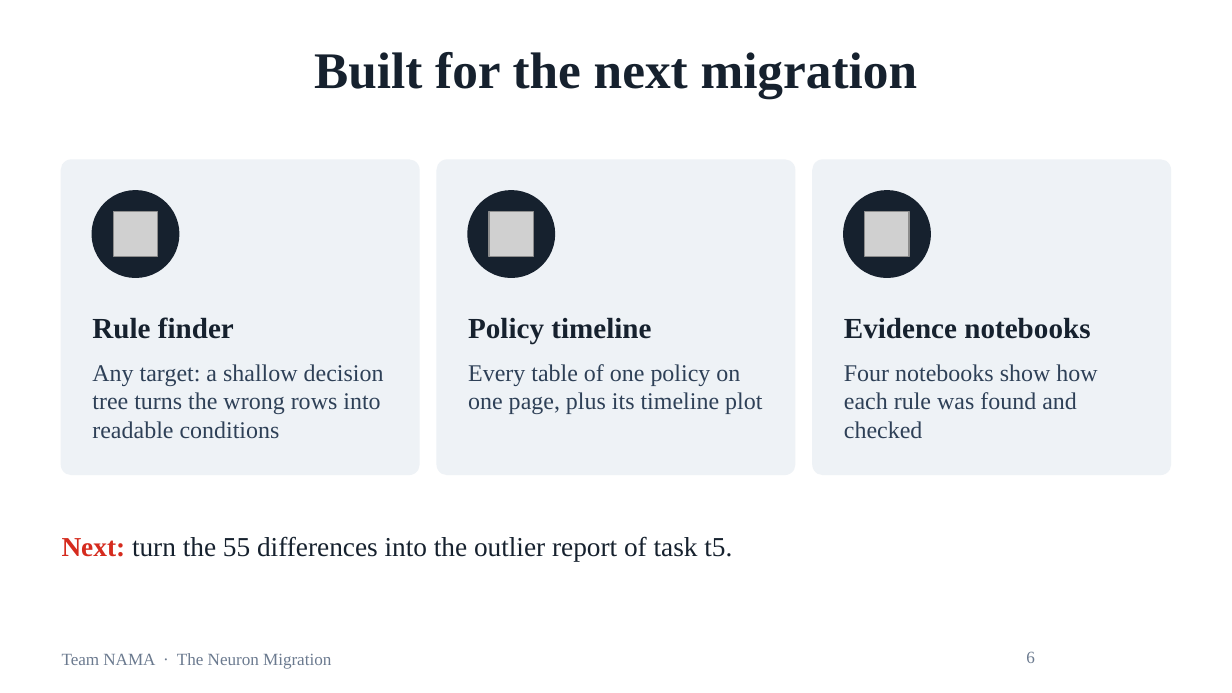
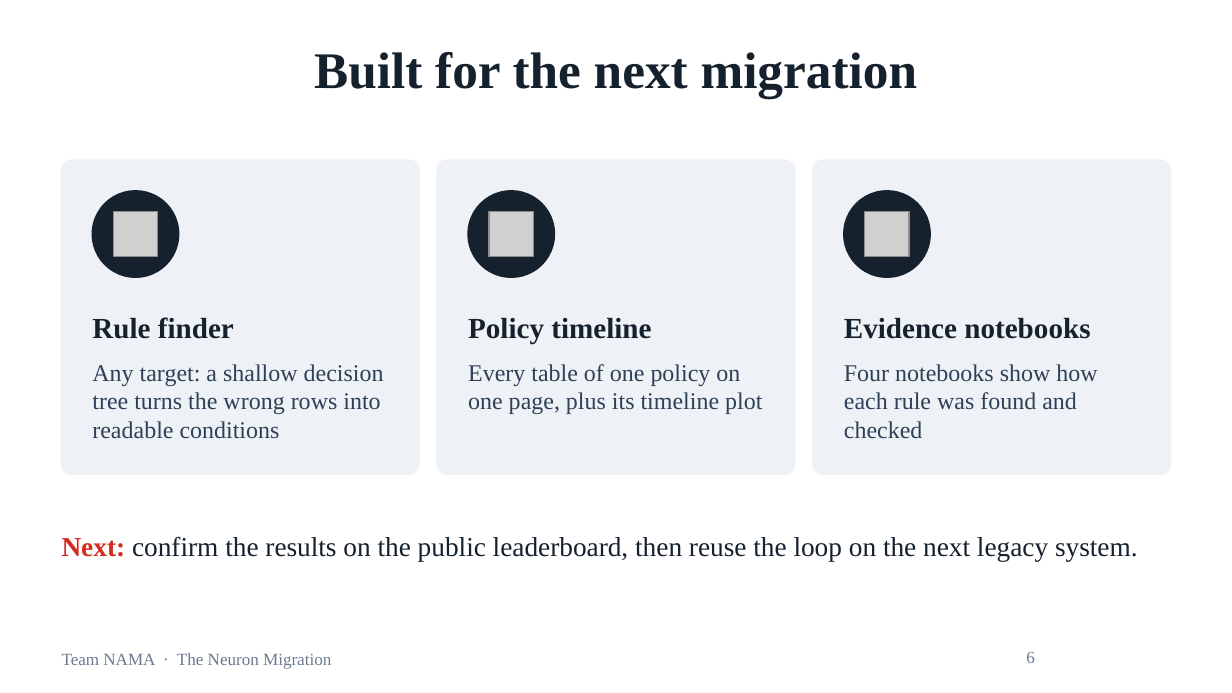
Before and after one commit to mj-amin-ece/Lifeware-Challenge, a slide deck: slide 6 of presentation/NAMA_Neuron_Migration.pptx. Drawn at 1232x693 pixels with LibreOffice and Linux fonts; fonts in the diff are those of the drawing; grey boxes stand for pictures; background and template pictures are left out. Boxes give left, top, right and bottom in pixels: in the first picture for what was removed or moved away, otherwise in the second. Text is boxed around its words. In the diff, an @@ line names an element or a change of style, - is before the commit and + after.

```diff
--- a/presentation/NAMA_Neuron_Migration.pptx
+++ b/presentation/NAMA_Neuron_Migration.pptx
@@ text at <box>62,536,1138,561</box>: text changed @@
-Next: turn the 55 differences into the outlier report of task t5.
+Next: confirm the results on the public leaderboard, then reuse the loop on the next legacy system.
```
Also in this commit, not shown: 1 other slide changed, 4 other files.
